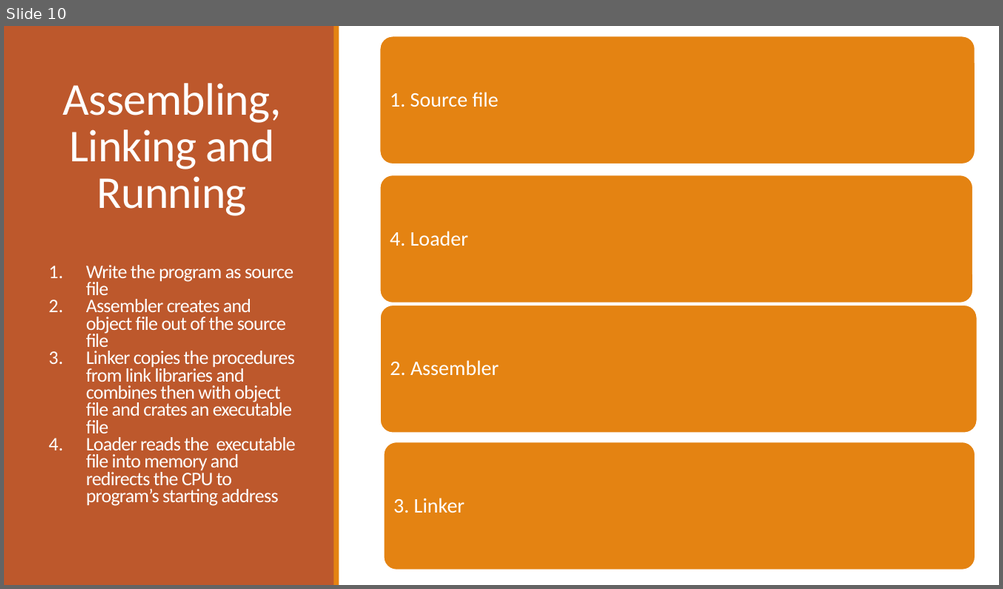
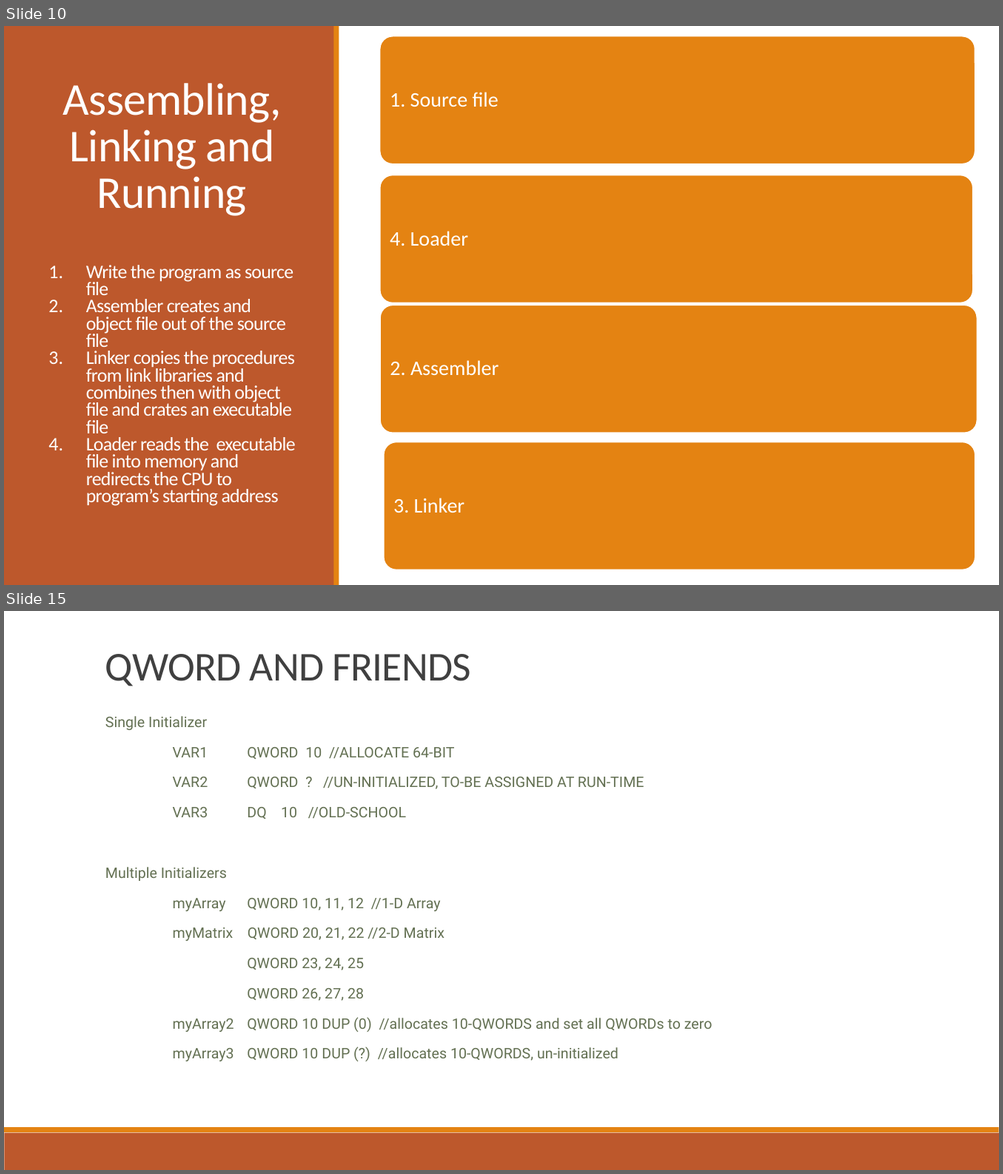
Before and after one commit to b1nch3f/Assembly-Language-Tutorials-for-Windows, a slide deck: 03 Assembly Language/Assembly Language.pptx. Shown one above the other, each under a label of ours: slide 10 before the commit, slides 10 and 15 after it; the slides between them are not shown. The pictures are 1003x589 and 1003x1174 pixels, drawn with LibreOffice and Linux fonts; fonts in the diff are those of the drawing. Boxes give left, top, right and bottom in pixels: in the first picture for what was removed or moved away, otherwise in the second. Text is boxed around its words. In the diff, an @@ line names an element or a change of style, - is before the commit and + after.

```diff
--- a/03 Assembly Language/Assembly Language.pptx
+++ b/03 Assembly Language/Assembly Language.pptx
@@ slide 15 added at (4,611,999,1170), background #FFFFFF @@
@@ title added at (105,654,471,686), 39.6 pt, text #404040 @@
+QWORD AND FRIENDS
@@ subtitle added at (105,716,712,1062), 14 pt, text #637052 @@
+  Single Initializer
+  VAR1 QWORD 10 //ALLOCATE 64-BIT
+VAR2 QWORD ? //UN-INITIALIZED, TO-BE ASSIGNED AT RUN-TIME
+  VAR3 DQ 10 //OLD-SCHOOL
+  Multiple Initializers
+  myArray QWORD 10, 11, 12 //1-D Array
+  myMatrix QWORD 20, 21, 22 //2-D Matrix
+  QWORD 23, 24, 25
+  QWORD 26, 27, 28
+  myArray2 QWORD 10 DUP (0) //allocates 10-QWORDS and set all QWORDs to zero
+  myArray3 QWORD 10 DUP (?) //allocates 10-QWORDS, un-initialized
@@ rectangle added at (4,1133,999,1170), fill #BD582C @@
@@ rectangle added at (4,1128,999,1133), fill #E48312 @@
```
Also in this commit, not shown: 2 slides changed, 9 other slides added.
